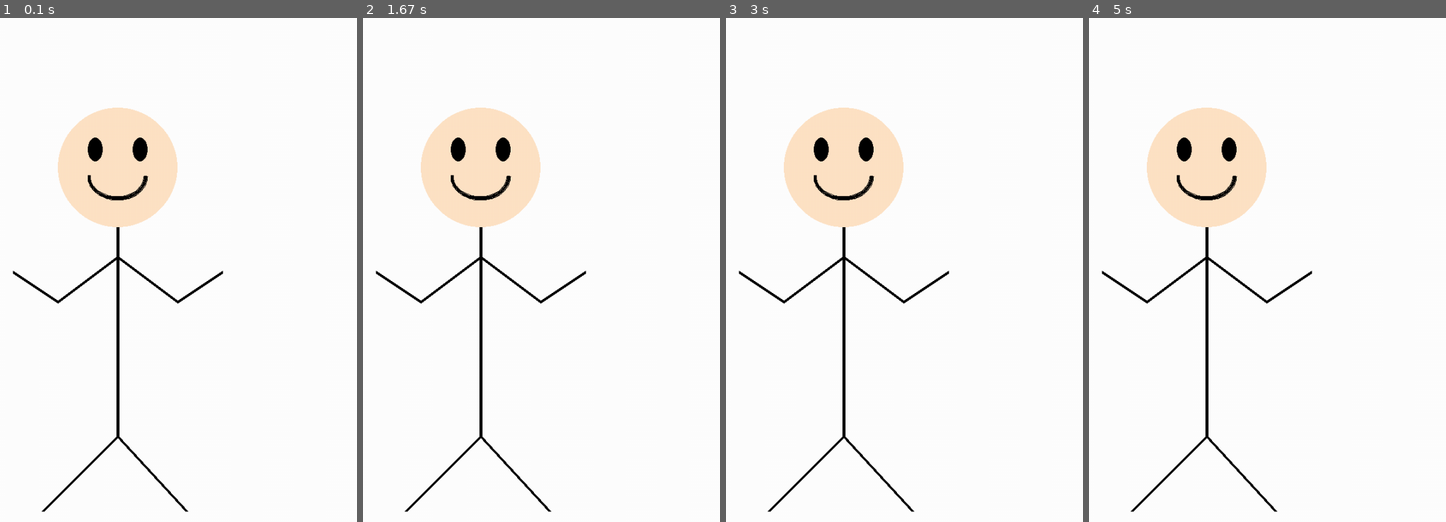
Above: before the commit, frames 1-4 (left to right).
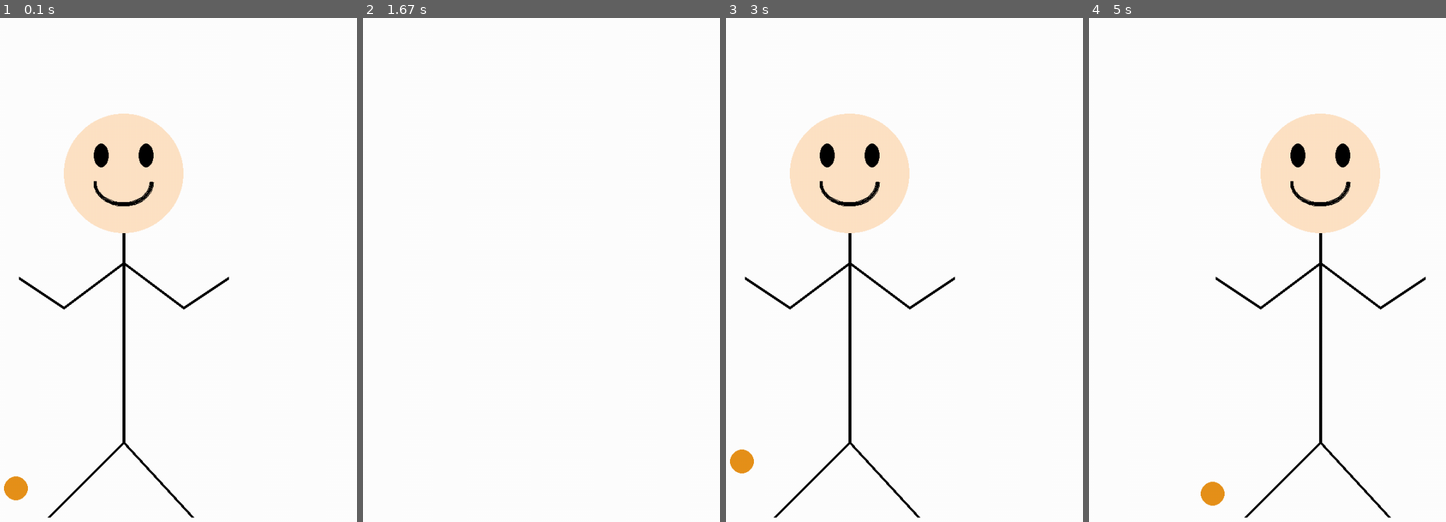
Above: after the commit, the same moments.

Repository: annawicker21/HighSchoolCsmp
Game: pygame game, started from pygame_practice.py
Same seed, same stepped clock (60 frames per second), same inputs: the game is played once before the commit and once after it.
Inputs:
- Up to frame 1 (0.1 s): no input
- Up to frame 2 (1.67 s): hold Right 0.33-0.8 s; hold Up 0.83-1.13 s; hold Right 1.17-1.63 s
- Up to frame 3 (3 s): hold Left 1.67-2.2 s; hold Down 2.23-2.53 s; hold Left 2.57-2.97 s
- Up to frame 4 (5 s): hold Up 3-3.37 s; hold Right 3.4-4.03 s; hold Down 4.07-4.43 s; hold Left 4.47-4.93 s; hold Right from 4.97 s (still down)

The runs differ from the first frame. In frame 1, 4.1% of the frame differs, in the area x 1-65%, y 17-100%; in frame 2, 7.4%; in frame 3, 4.1%; in frame 4, 15%, in the area x 3-95%, y 17-100%.

Commit message:
stick person dribbling

Diff:
--- a/pygame_practice.py
+++ b/pygame_practice.py
@@ -20,6 +20,7 @@
 YELLOW = (255, 255, 0)
 SKIN = (255, 227, 197)
 HAIR = (67, 43, 26)
+ORANGE = (231, 145, 26)
 
 PI = 3.141592653
 
@@ -33,25 +34,67 @@
 done = False
 clock = pygame.time.Clock()
 
+# Speed in pixels per frame
+x_speed = 0
+y_speed = 0
+
+# Current position
+x_coord = 10
+y_coord = 10
+
+ball_pos = 0
+ball_change = 30
+
+
+def draw_stick_figure(screen, x, y):
+    pygame.draw.ellipse(screen, ORANGE, [200 + x, 550 + ball_pos + y, 40, 40])
+    pygame.draw.circle(screen, SKIN, [400 + x, 250 + y], 100)
+    pygame.draw.ellipse(screen, BLACK, [350 + x, 200 + y, 25, 40])
+    pygame.draw.ellipse(screen, BLACK, [425 + x, 200 + y, 25, 40])
+    pygame.draw.arc(screen, BLACK, [350 + x, 225 + y, 100, 80], PI, 0, 5)
+    pygame.draw.line(screen, BLACK, [400 + x, 350 + y], [400 + x, 700 + y], 5)  # body
+    pygame.draw.line(screen, BLACK, [400 + x, 400 + y], [300 + x, 475 + y], 5)  # left arm
+    pygame.draw.line(screen, BLACK, [300 + x, 475 + y], [225 + x, 425 + y], 5)
+    pygame.draw.line(screen, BLACK, [400 + x, 400 + y], [500 + x, 475 + y], 5)  # right arm
+    pygame.draw.line(screen, BLACK, [500 + x, 475 + y], [575 + x, 425 + y], 5)
+    pygame.draw.line(screen, BLACK, [400 + x, 700 + y], [515 + x, 825 + y], 5)  # left leg
+    pygame.draw.line(screen, BLACK, [400 + x, 700 + y], [275 + x, 825 + y], 5)  # right leg
+
 # Loop as long as done == False
 while not done:
+    ball_pos += ball_change
+
+    if ball_pos > 89:
+        ball_change -= 3
+    if ball_pos < 25:
+        ball_change += 3
+
+    # User did something
+    keys = pygame.key.get_pressed()
+    if keys[pygame.K_LEFT]:
+        x_speed = -10
+    if keys[pygame.K_RIGHT]:
+        x_speed = 10
+    if keys[pygame.K_UP]:
+        y_speed = -10
+    if keys[pygame.K_DOWN]:
+        y_speed = 10
 
     for event in pygame.event.get():  # User did something
         if event.type == pygame.QUIT:  # If user clicked close
             done = True  # Flag that we are done so we exit this loop
 
+    # Move the object according to the speed vector.
+    x_coord += x_speed
+    y_coord += y_speed
+
+    # Reset x_speed and y_speed for the next frame
+    x_speed = 0
+    y_speed = 0
+
     screen.fill(WHITE)
-    pygame.draw.circle(screen, SKIN, [400, 250], 100)
-    pygame.draw.ellipse(screen, BLACK, [350, 200, 25, 40])
-    pygame.draw.ellipse(screen, BLACK, [425, 200, 25, 40])
-    pygame.draw.arc(screen, BLACK, [350, 225, 100, 80], PI, 0, 5)
-    pygame.draw.line(screen, BLACK, [400, 350], [400, 700], 5) #body
-    pygame.draw.line(screen, BLACK, [400, 400], [300, 475], 5) #left arm
-    pygame.draw.line(screen, BLACK, [300, 475], [225, 425], 5)
-    pygame.draw.line(screen, BLACK, [400, 400], [500, 475], 5) #right arm
-    pygame.draw.line(screen, BLACK, [500, 475], [575, 425], 5)
-    pygame.draw.line(screen, BLACK, [400, 700], [515, 825], 5) #left leg
-    pygame.draw.line(screen, BLACK, [400, 700], [275, 825], 5) #right leg
+
+    draw_stick_figure(screen, x_coord, y_coord)
 
     # Go ahead and update the screen with what we've drawn.
     # This MUST happen after all the other drawing commands.
@@ -59,7 +102,7 @@
 
     # This limits the while loop to a max of 60 times per second.
     # Leave this out and we will use all CPU we can.
-    clock.tick(60)
+    clock.tick(90)
 
 # Be IDLE friendly
 pygame.quit()
